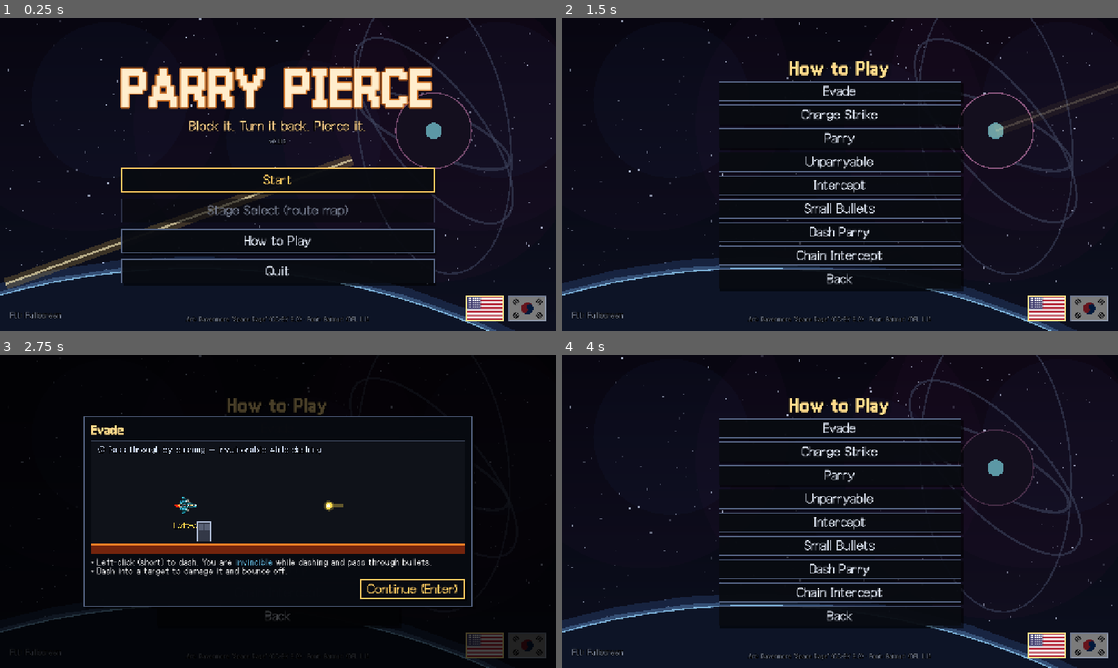
Above: before the commit, frames 1-4 (two rows, left to right).
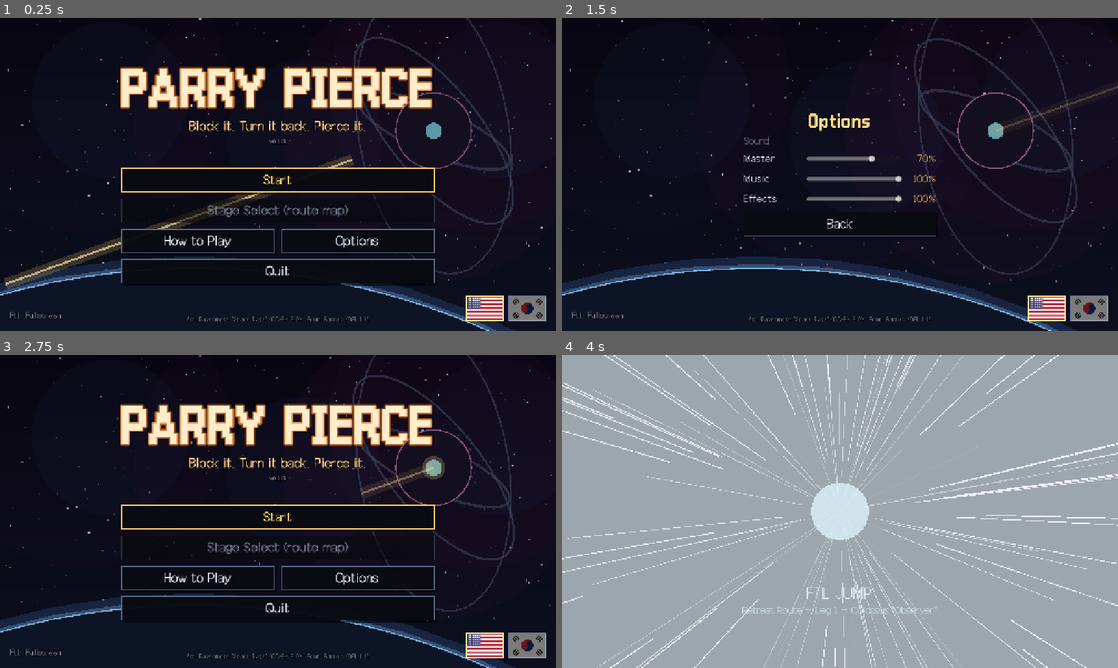
Above: after the commit, the same moments.

Repository: NeverB0re/parry-pierce
Game: Godot game, scene res://main.tscn
Two runs of this game, one before a commit and one after it. Both use one fixed random seed, a clock stepped at 60 frames per second and the inputs below.
Inputs (mouse positions are in pixels of both pictures, inside the frame that each line leads up to):
- Up to frame 1 (0.25 s): no input
- Up to frame 2 (1.5 s): click (917, 240) at 0.5 s, where only the run after the commit has a clickable "Options"; tap Enter at 1.25 s; move the mouse to (962, 158) at 1.27 s; hold Right from 1.28 s (still down); tap O at 1.35 s; click (962, 158) at 1.42 s
- Up to frame 3 (2.75 s): tap Space at 1.52, 1.82 s; release Right at 2 s; click "Evade" (after the commit: "Back") at 2 s
- Up to frame 4 (4 s): click (840, 517) at 2.75 s, where only the run after the commit has a clickable "Start"; click (973, 589) at 3.5 s, where only the run before the commit has a clickable "Continue (Enter)"

The runs differ from the first frame. In frame 1, 0.4% of the frame differs, in the area x 29-68%, y 39-76%; in frame 2, 7.0%; in frame 3, 30%; in frame 4, 100%, in the area x 0-100%, y 0-100%.

Commit message:
v0.119: options menu with master/music/effects volume (default 70%, about -20 LUFS), limiter on the master bus
Co-Authored-By: Claude Opus 5.5 <noreply@anthropic.com>

Diff:
--- a/project.godot
+++ b/project.godot
@@ -11,7 +11,7 @@
 [application]
 
 config/name="Parry Pierce (prototype)"
-config/version="0.118"
+config/version="0.119"
 run/main_scene="res://main.tscn"
 config/features=PackedStringArray("4.7")
 config/icon="res://icon.png"
--- /dev/null
+++ b/scripts/audio_settings.gd
@@ -0,0 +1,110 @@
+extends RefCounted
+## 음량 설정: 전체 · 음악 · 효과음 (0~1). 버스 Music·SFX 를 만들고 Master 로 보낸다. user://settings.cfg 의 [audio] 에 저장된다.
+## 슬라이더 값은 귀에 들리는 크기에 맞춰 제곱해서 쓴다 (0.5 = -12dB ≈ 체감 절반).
+## 처음 실행은 전체 0.7 (-6dB): 100% 에서 실제 플레이 소리를 재면 약 -14 LUFS(음악 스트리밍 수준, 겹치면 0dBFS 까지 닿음) →
+## 0.7 이면 약 -20 LUFS (PC 게임에서 흔한 -18~-23 사이). Master 끝에 리미터를 걸어 효과음이 겹쳐도 깨지지 않게 한다 (v0.119 측정)
+
+const Loc := preload("res://scripts/loc.gd")
+const UiStyle := preload("res://scripts/ui_style.gd")
+const PATH := "user://settings.cfg"
+const BUSES := ["Master", "Music", "SFX"]
+const NAMES := {"Master": "전체 음량", "Music": "음악", "SFX": "효과음"}
+const DEFAULT := {"Master": 0.7, "Music": 1.0, "SFX": 1.0}
+
+static var vol := DEFAULT.duplicate()
+static var persist := true           # 헤드리스(테스트)에서는 읽고 쓰지 않는다
+
+
+## 시작할 때 한 번: 버스를 만들고 저장된 음량을 적용한다
+static func init() -> void:
+	for b in ["Music", "SFX"]:
+		if AudioServer.get_bus_index(b) < 0:
+			AudioServer.add_bus()
+			var i := AudioServer.bus_count - 1
+			AudioServer.set_bus_name(i, b)
+			AudioServer.set_bus_send(i, "Master")
+	var has_limiter := false
+	for k in AudioServer.get_bus_effect_count(0):
+		has_limiter = has_limiter or AudioServer.get_bus_effect(0, k) is AudioEffectHardLimiter
+	if not has_limiter:
+		var lim := AudioEffectHardLimiter.new()
+		lim.ceiling_db = -1.0
+		AudioServer.add_bus_effect(0, lim)
+	persist = DisplayServer.get_name() != "headless"
+	if persist:
+		var cf := ConfigFile.new()
+		if cf.load(PATH) == OK:
+			for b in BUSES:
+				vol[b] = clampf(float(cf.get_value("audio", b, DEFAULT[b])), 0.0, 1.0)
+	for b in BUSES:
+		_apply(b)
+
+
+static func set_volume(b: String, v: float) -> void:
+	vol[b] = clampf(v, 0.0, 1.0)
+	_apply(b)
+
+
+static func save() -> void:
+	if not persist:
+		return
+	var cf := ConfigFile.new()
+	cf.load(PATH)                                  # 언어 등 다른 설정은 그대로 둔다
+	for b in BUSES:
+		cf.set_value("audio", b, vol[b])
+	cf.save(PATH)
+
+
+static func _apply(b: String) -> void:
+	var i := AudioServer.get_bus_index(b)
+	if i < 0:
+		return
+	var v: float = vol[b]
+	AudioServer.set_bus_mute(i, v <= 0.001)
+	AudioServer.set_bus_volume_db(i, linear_to_db(maxf(v * v, 0.0001)))
+
+
+## 옵션 메뉴의 "소리" 소제목
+static func section_label(font: Font, ui_scale: float) -> Label:
+	var l := Label.new()
+	l.text = Loc.t("소리")
+	l.add_theme_font_override("font", font)
+	l.add_theme_font_size_override("font_size", int(18 * ui_scale))
+	l.add_theme_color_override("font_color", UiStyle.C_DIM)
+	return l
+
+
+## 메뉴용: 이름 · 슬라이더 · 퍼센트 줄 셋을 parent 에 넣는다 (손을 떼면 저장)
+static func build_rows(parent: Control, font: Font, ui_scale: float) -> void:
+	for b in BUSES:
+		var bus: String = b
+		var row := HBoxContainer.new()
+		row.add_theme_constant_override("separation", int(14 * ui_scale))
+		var name := Label.new()
+		name.text = Loc.t(NAMES[bus])
+		name.custom_minimum_size = Vector2(130, 0) * ui_scale
+		name.add_theme_font_override("font", font)
+		name.add_theme_font_size_override("font_size", int(20 * ui_scale))
+		name.add_theme_color_override("font_color", UiStyle.C_TEXT)
+		var pct := Label.new()
+		pct.custom_minimum_size = Vector2(64, 0) * ui_scale
+		pct.horizontal_alignment = HORIZONTAL_ALIGNMENT_RIGHT
+		pct.add_theme_font_override("font", font)
+		pct.add_theme_font_size_override("font_size", int(20 * ui_scale))
+		pct.add_theme_color_override("font_color", UiStyle.C_GOLD)
+		var s := HSlider.new()
+		s.min_value = 0.0
+		s.max_value = 1.0
+		s.step = 0.05
+		s.value = vol[bus]
+		s.custom_minimum_size = Vector2(220, 32) * ui_scale
+		s.size_flags_vertical = Control.SIZE_SHRINK_CENTER
+		pct.text = "%d%%" % roundi(s.value * 100.0)
+		s.value_changed.connect(func(v: float) -> void:
+			set_volume(bus, v)
+			pct.text = "%d%%" % roundi(v * 100.0))
+		s.drag_ended.connect(func(_changed: bool) -> void: save())
+		row.add_child(name)
+		row.add_child(s)
+		row.add_child(pct)
+		parent.add_child(row)
--- a/scripts/loc.gd
+++ b/scripts/loc.gd
@@ -92,6 +92,11 @@
 	"타이틀 화면": "Title Screen",
 	"종료": "Quit",
 	"뒤로": "Back",
+	"소리": "Sound",
+	"옵션": "Options",
+	"전체 음량": "Master",
+	"음악": "Music",
+	"효과음": "Effects",
 	"항로도 — 퇴각 항로": "Route Map — Retreat Route",
 	"결계 위성": "Barrier Satellite",
 	"막고, 되돌리고, 꿰뚫어라": "Block it. Turn it back. Pierce it.",
--- a/scripts/main.gd
+++ b/scripts/main.gd
@@ -11,6 +11,7 @@
 const Hud := preload("res://scripts/hud.gd")
 const Sfx := preload("res://scripts/sfx.gd")
 const Music := preload("res://scripts/music.gd")
+const AudioSettings := preload("res://scripts/audio_settings.gd")
 const PauseMenu := preload("res://scripts/pause_menu.gd")
 const TitleMenu := preload("res://scripts/title_menu.gd")
 const Tutorial := preload("res://scripts/tutorial.gd")
@@ -109,6 +110,7 @@
 func _ready() -> void:
 	randomize()
 	Loc.init()                                    # 저장된 언어 (없으면 OS 언어)
+	AudioSettings.init()                          # 음량 버스 (Music·SFX) + 저장된 음량 (처음엔 전체 절반)
 	get_window().title = "Parry Pierce"           # 프로젝트 이름은 그대로 둔다 (저장 폴더 이름이 이 이름을 따르므로 바꾸면 기존 진행이 사라진다)
 	var touch_mode := OS.has_feature("mobile")
 	Quality.low = touch_mode                      # 모바일: 연출 일부를 줄여 프레임을 지킨다
--- a/scripts/music.gd
+++ b/scripts/music.gd
@@ -9,6 +9,7 @@
 func _ready() -> void:
 	process_mode = Node.PROCESS_MODE_ALWAYS
 	volume_db = VOLUME_DB
+	bus = "Music"
 	if DisplayServer.get_name() == "headless" or not ResourceLoader.exists(PATH):
 		return
 	stream = load(PATH)
--- a/scripts/pause_menu.gd
+++ b/scripts/pause_menu.gd
@@ -2,6 +2,7 @@
 ## ESC 메뉴. 플레이 중에는 마우스가 창 밖으로 못 나가고, 메뉴를 열어야 풀린다. 열 때마다(그리고 언어를 바꿀 때) 글자를 새로 만든다.
 const UiFont := preload("res://scripts/ui_font.gd")
 const UiStyle := preload("res://scripts/ui_style.gd")
+const AudioSettings := preload("res://scripts/audio_settings.gd")
 
 const Loc := preload("res://scripts/loc.gd")
 
@@ -16,6 +17,7 @@
 var center: CenterContainer
 var main_box: Control
 var help_box: Control
+var sound_box: Control
 
 
 func _ready() -> void:
@@ -62,6 +64,7 @@
 		visible = false
 		world_requested.emit())
 	_button(box, Loc.t("조작법"), func() -> void: _show_help(true))
+	_button(box, Loc.t("옵션"), func() -> void: _show_sound(true))
 	_button(box, Loc.t("타이틀 화면"), func() -> void:
 		visible = false
 		get_tree().paused = false
@@ -83,6 +86,19 @@
 			var sid: String = id
 			_button(hbox, tutorial.page_title(sid), func() -> void: tutorial.replay(sid))
 	_button(hbox, Loc.t("뒤로"), func() -> void: _show_help(false))
+
+	var sbox := VBoxContainer.new()
+	sbox.add_theme_constant_override("separation", 14)
+	sound_box = _panel(sbox)
+	sound_box.visible = false
+	var st := Label.new()
+	st.text = Loc.t("옵션")
+	st.horizontal_alignment = HORIZONTAL_ALIGNMENT_CENTER
+	UiStyle.title(st, int(36 * ui_scale))
+	sbox.add_child(st)
+	sbox.add_child(AudioSettings.section_label(font, ui_scale))
+	AudioSettings.build_rows(sbox, font, ui_scale)
+	_button(sbox, Loc.t("뒤로"), func() -> void: _show_sound(false))
 
 
 ## 가운데 판 (UiStyle.panel) 안에 content 를 넣고 판을 돌려준다
@@ -117,6 +133,15 @@
 func _show_help(on: bool) -> void:
 	main_box.visible = not on
 	help_box.visible = on
+	sound_box.visible = false
+
+
+func _show_sound(on: bool) -> void:
+	main_box.visible = not on
+	help_box.visible = false
+	sound_box.visible = on
+	if not on:
+		AudioSettings.save()
 
 
 func open() -> void:
--- a/scripts/sfx.gd
+++ b/scripts/sfx.gd
@@ -17,7 +17,7 @@
 func _ready() -> void:
 	for i in 12:
 		var p := AudioStreamPlayer.new()
-		p.bus = "Master"
+		p.bus = "SFX"
 		add_child(p)
 		players.append(p)
 	# ── 보상: 크고 선명하고 높게 ──
--- a/scripts/title_menu.gd
+++ b/scripts/title_menu.gd
@@ -5,6 +5,7 @@
 ## 새 게임은 저장된 진행이 있으면 한 번 더 눌러야 시작한다 (확인).
 const UiFont := preload("res://scripts/ui_font.gd")
 const UiStyle := preload("res://scripts/ui_style.gd")
+const AudioSettings := preload("res://scripts/audio_settings.gd")
 
 const Loc := preload("res://scripts/loc.gd")
 
@@ -20,6 +21,7 @@
 var root: Control
 var _confirm_new := false
 var _help := false
+var _sound := false
 var can_resume := false              # ESC 메뉴에서 왔다 = 멈춰 둔 판이 있다 (main.gd 가 정한다)
 
 
@@ -37,6 +39,7 @@
 func open() -> void:
 	_confirm_new = false
 	_help = false
+	_sound = false
 	visible = true
 	Input.mouse_mode = Input.MOUSE_MODE_VISIBLE
 	_build()
@@ -77,7 +80,17 @@
 	box.add_theme_constant_override("separation", int(14 * ui_scale))
 	center.add_child(box)
 
-	if _help and tutorial != null:                    # 조작법 목록: 제목 대신 목록만 (화면에 다 들어오게 촘촘히)
+	if _sound:                                        # 옵션: 소리(음량 슬라이더 셋)
+		var stl := _label(Loc.t("옵션"), 36, UiStyle.C_TITLE)
+		UiStyle.title(stl, int(36 * ui_scale))
+		box.add_child(stl)
+		box.add_child(AudioSettings.section_label(font, ui_scale))
+		AudioSettings.build_rows(box, font, ui_scale)
+		_button(box, Loc.t("뒤로"), func() -> void:
+			AudioSettings.save()
+			_sound = false
+			_build())
+	elif _help and tutorial != null:                    # 조작법 목록: 제목 대신 목록만 (화면에 다 들어오게 촘촘히)
 		box.add_theme_constant_override("separation", int(8 * ui_scale))
 		var ht := _label(Loc.t("조작법"), 36, UiStyle.C_TITLE)
 		UiStyle.title(ht, int(36 * ui_scale))
@@ -119,10 +132,20 @@
 			close()
 			continue_requested.emit())
 		b_cont.disabled = not _has_progress()
-		_button(box, Loc.t("조작법"), func() -> void:
+		var pair := HBoxContainer.new()                        # 조작법 · 옵션 은 반씩 나란히 (이어하기까지 있어도 화면에 들어오게)
+		pair.add_theme_constant_override("separation", int(14 * ui_scale))
+		box.add_child(pair)
+		var b_help := _button(pair, Loc.t("조작법"), func() -> void:
 			_confirm_new = false
 			_help = true
 			_build())
+		var b_sound := _button(pair, Loc.t("옵션"), func() -> void:
+			_confirm_new = false
+			_sound = true
+			_build())
+		for hb in [b_help, b_sound]:
+			hb.custom_minimum_size = Vector2(160, 56) * ui_scale
+			hb.size_flags_horizontal = Control.SIZE_EXPAND_FILL
 		if not OS.has_feature("web"):                          # 브라우저에서는 창을 닫을 수 없다
 			_button(box, Loc.t("종료"), func() -> void: quit_requested.emit())
 		if b_res != null:
--- a/tests/test_rules.gd
+++ b/tests/test_rules.gd
@@ -2422,7 +2422,7 @@
 	var texts := []
 	for b in t.root.find_children("*", "Button", true, false):
 		texts.append(b.text)
-	_check("fresh title: Start / Continue / How to Play / Quit (%s)" % str(texts), texts.size() == 4 and texts[0] == "시작")
+	_check("fresh title: Start / Continue / How to Play / Options / Quit (%s)" % str(texts), texts.size() == 5 and texts[0] == "시작" and texts[3] == "옵션")
 	var cb: Button = t.root.find_children("*", "Button", true, false)[1]
 	_check("Continue is disabled without progress", cb.disabled)
 	t.can_resume = true                                       # ESC 메뉴에서 왔을 때: 이어하기(멈춘 판으로) + 스테이지 선택이 따로
@@ -2430,14 +2430,14 @@
 	var rt := []
 	for bb in t.root.find_children("*", "Button", true, false):
 		rt.append(bb.text)
-	_check("from the pause menu: Continue (resume) and Stage Select are separate (%s)" % str(rt), rt.size() == 5 and rt[1] == "이어하기" and rt[2] == "스테이지 선택 (항로도)")
+	_check("from the pause menu: Continue (resume) and Stage Select are separate (%s)" % str(rt), rt.size() == 6 and rt[1] == "이어하기" and rt[2] == "스테이지 선택 (항로도)")
 	t.can_resume = false
 	t._build()
 	t._on_flag("en")
 	var en_texts := []
 	for b in t.root.find_children("*", "Button", true, false):
 		en_texts.append(b.text)
-	_check("flag switches the language and rebuilds (%s)" % str(en_texts), Loc.lang == "en" and en_texts[0] == "Start" and en_texts[3] == "Quit")
+	_check("flag switches the language and rebuilds (%s)" % str(en_texts), Loc.lang == "en" and en_texts[0] == "Start" and en_texts[3] == "Options" and en_texts[4] == "Quit")
 	var flags: Array = t.root.find_children("*", "Control", true, false).filter(func(c): return c.get_script() != null and c.get("lang") != null)
 	_check("two flag buttons, English one selected", flags.size() == 2 and flags[0].lang == "en" and flags[0].selected and not flags[1].selected)
 	t._on_new()
Not shown, added: scripts/audio_settings.gd.uid
